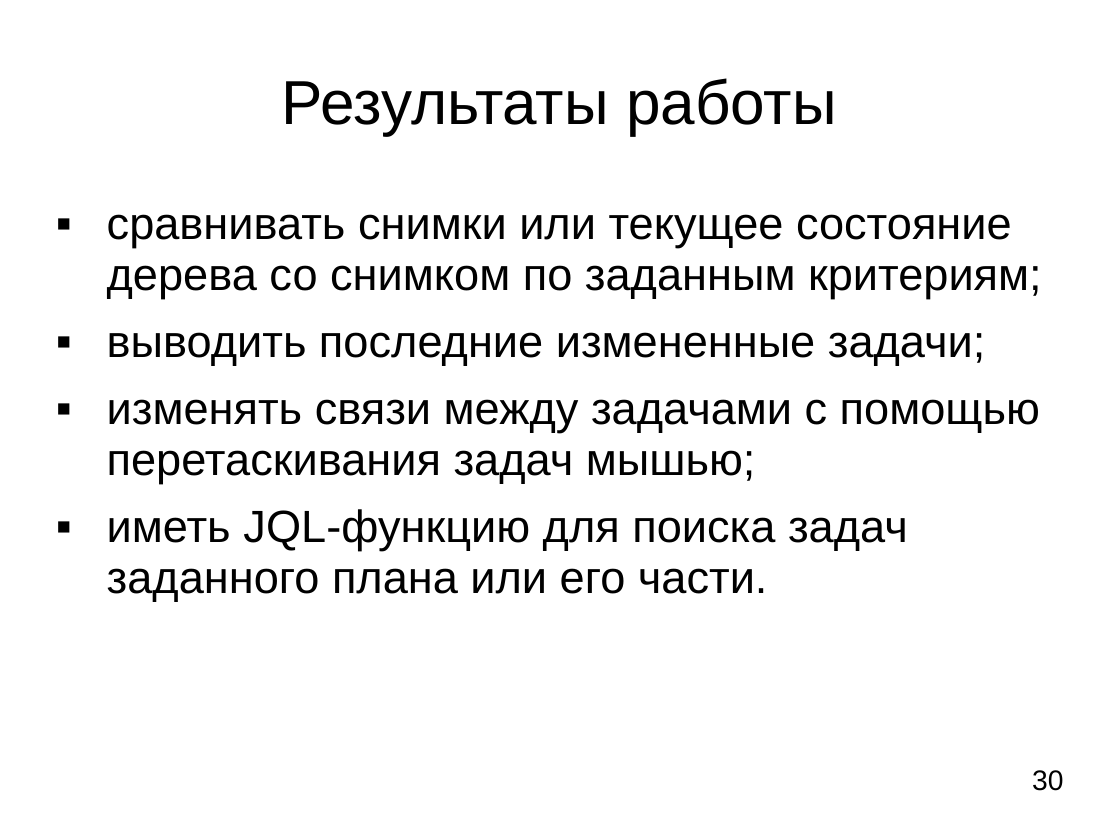
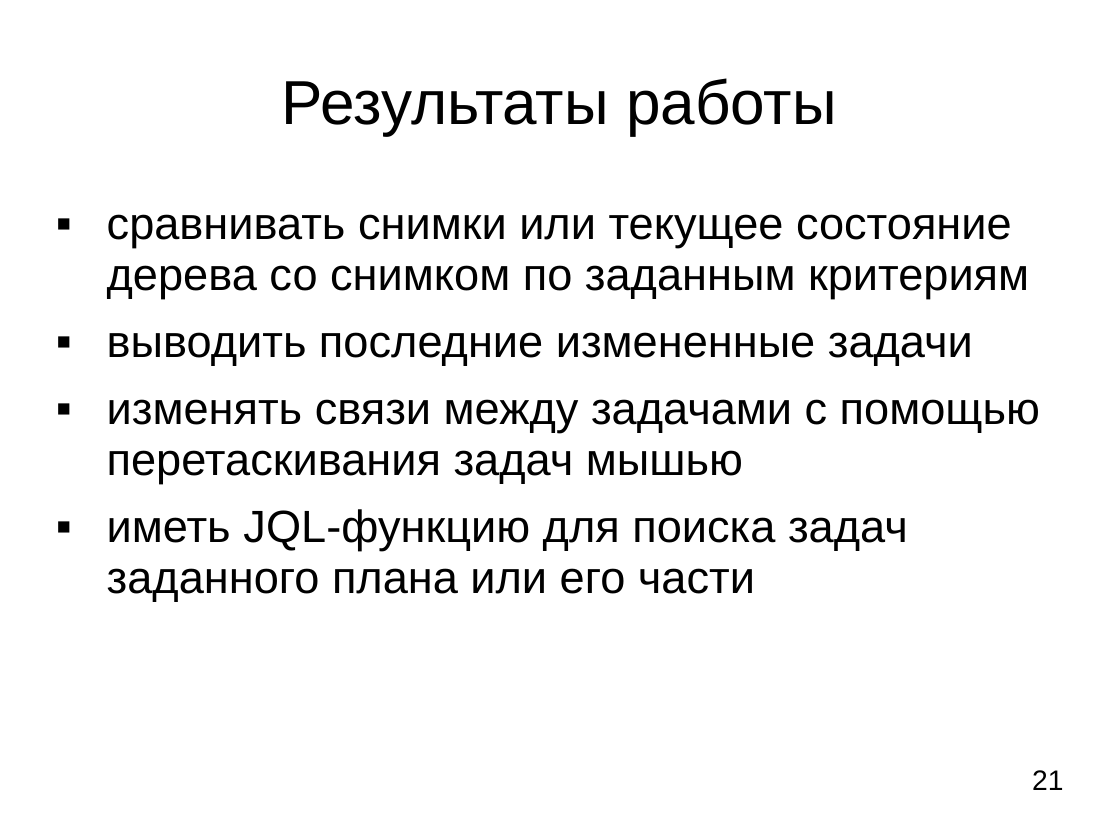
Before and after one commit to LilyTs/Diplom, a slide deck: slide 21 of Цаплина_(Дипломная).ppt (slide 30 before the commit). Drawn at 1120x840 pixels with LibreOffice and Linux fonts; fonts in the diff are those of the drawing. Boxes give left, top, right and bottom in pixels: in the first picture for what was removed or moved away, otherwise in the second. Text is boxed around its words. In the diff, an @@ line names an element or a change of style, - is before the commit and + after.

```diff
--- a/Цаплина_(Дипломная).ppt
+++ b/Цаплина_(Дипломная).ppt
@@ text at bbox=[107, 214, 1040, 601]: text changed @@
-▪ сравнивать снимки или текущее состояние дерева со снимком по заданным критериям;
-▪ выводить последние измененные задачи;
-▪ изменять связи между задачами с помощью перетаскивания задач мышью;
-▪ иметь JQL-функцию для поиска задач заданного плана или его части.
+▪ сравнивать снимки или текущее состояние дерева со снимком по заданным критериям
+▪ выводить последние измененные задачи
+▪ изменять связи между задачами с помощью перетаскивания задач мышью
+▪ иметь JQL-функцию для поиска задач заданного плана или его части
@@ page number at bbox=[1032, 770, 1063, 790]: text changed @@
-30
+21
```
Also in this commit, not shown: 7 other slides changed, 4 slides added, 13 slides removed, 2 other files.
